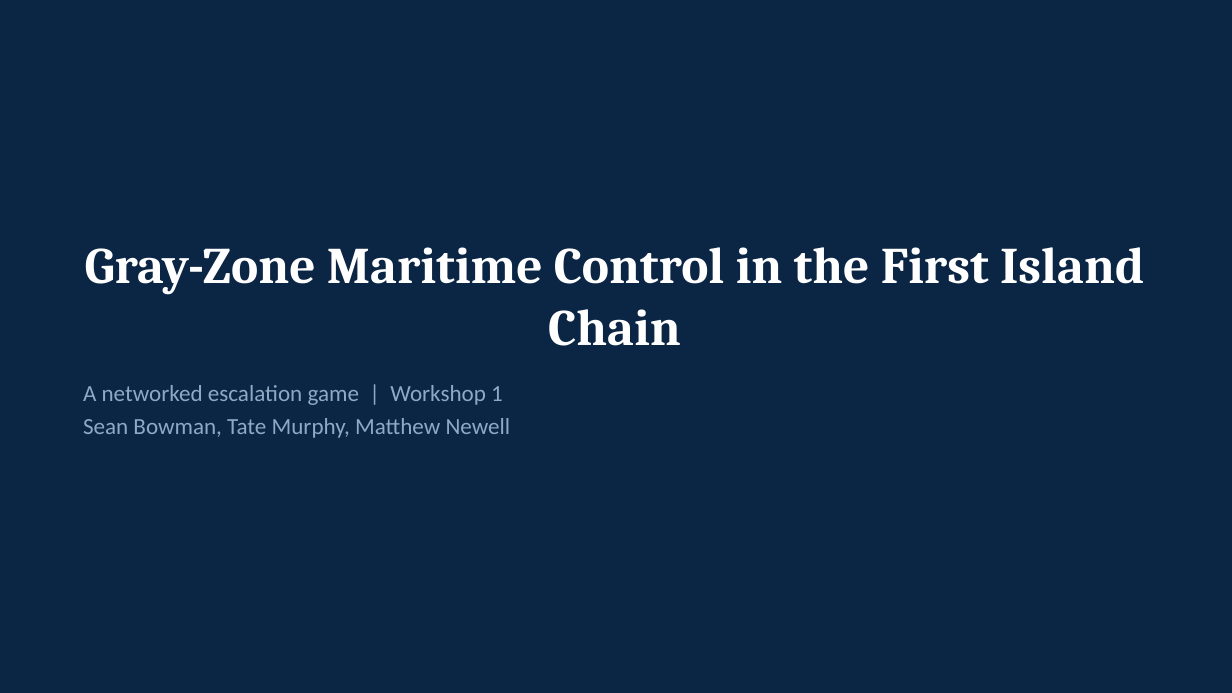
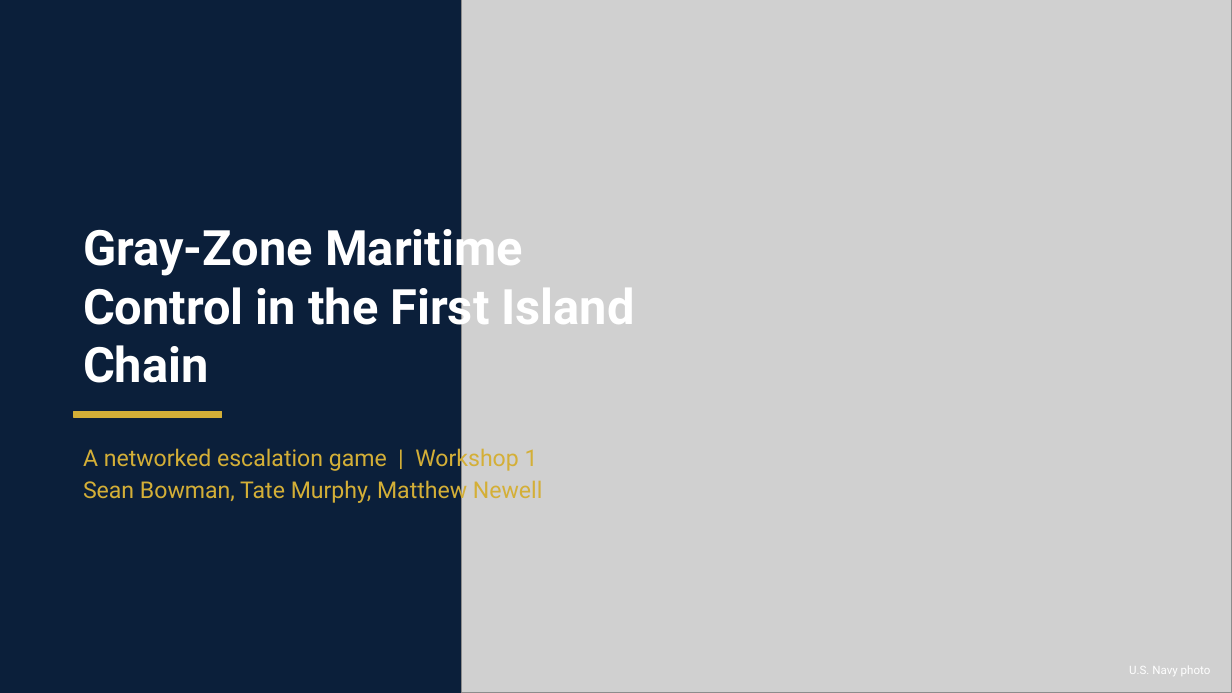
Before and after one commit to draggin-anchor/6.S974-Wargaming-Term-Project, a slide deck: slide 1 of deliverables/02-workshop1-slides.pptx. Drawn at 1232x693 pixels with LibreOffice and Linux fonts; fonts in the diff are those of the drawing; grey boxes stand for pictures. Boxes give left, top, right and bottom in pixels: in the first picture for what was removed or moved away, otherwise in the second. Text is boxed around its words. In the diff, an @@ line names an element or a change of style, - is before the commit and + after.

Commit message:
Workshop 1 slides: navy and gold theme, Franklin Gothic, destroyer title photo
Title photo is USS Kidd (DDG 100) underway in the Pacific, U.S. Navy photo 110518-N-OI955-090 (public domain).

```diff
--- a/deliverables/02-workshop1-slides.pptx
+++ b/deliverables/02-workshop1-slides.pptx
@@ background #0B2545 to #0B1F3A @@
@@ picture added at box(462, 0, 1232, 693) @@
@@ title "Gray-Zone Maritime Control in the ...": place and size @@
-title "Gray-Zone Maritime Control in the ..." at box(85, 247, 1144, 346)
+title "Gray-Zone Maritime Control in the ..." at box(83, 221, 635, 383)
@@ title "Gray-Zone Maritime Control in the ..." at box(83, 221, 635, 383): size 40 to 38 pt, font Cambria to Roboto; alignment centre to left @@
@@ rectangle added at box(74, 411, 222, 418), fill #D4AF37, outline #D4AF37 1 pt @@
@@ text "A networked escalation game | ...": place and size @@
-text "A networked escalation game | ..." at box(83, 385, 511, 438)
+text "A networked escalation game | ..." at box(83, 445, 543, 504)
@@ text "A networked escalation game | ..." at box(83, 445, 543, 504): font Calibri to Roboto, text colour #8DA9C4 to #D4AF37 @@
@@ text added at box(1129, 666, 1211, 674), 9 pt, text #FFFFFF @@
+U.S. Navy photo
```
Also in this commit, not shown: 12 other slides changed, 2 other files.
